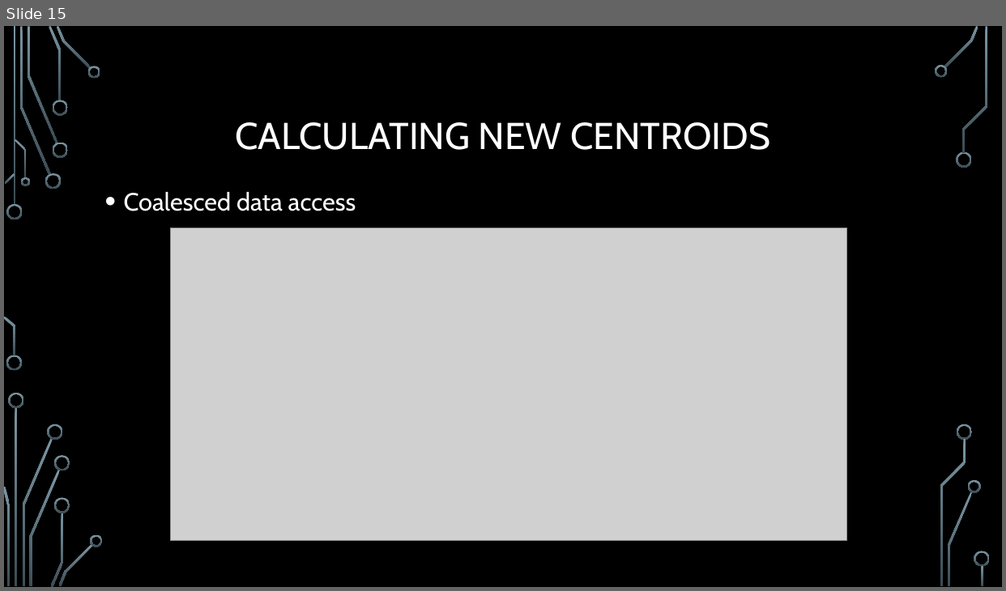
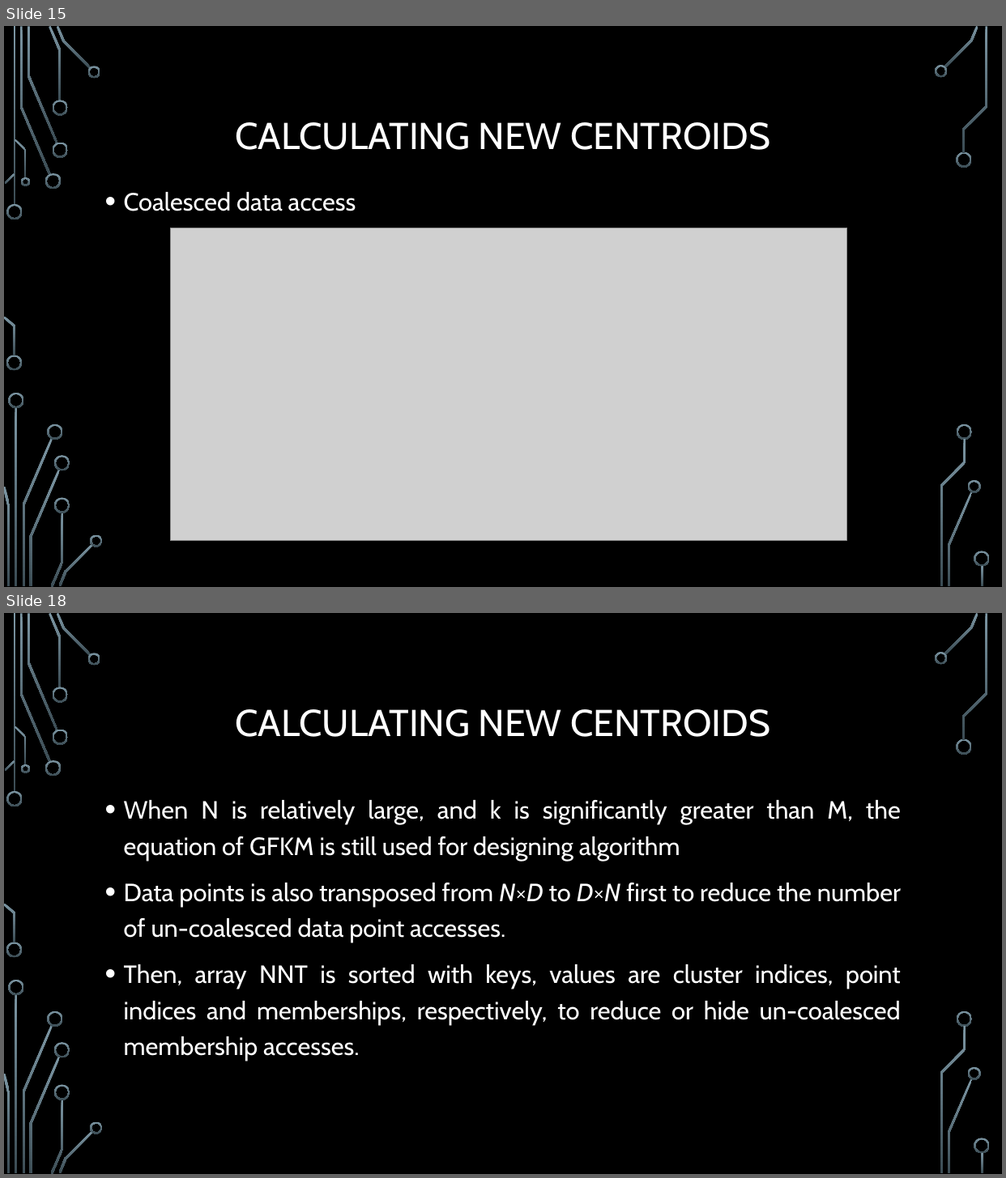
Before and after one commit to trungvdhp/master-ntou, a slide deck: ImageProcessing/Speeding up GFKM.pptx. Shown one above the other, each under a label of ours: slide 15 before the commit, slides 15 and 18 after it; the slides between them are not shown. The pictures are 1006x591 and 1006x1178 pixels, drawn with LibreOffice and Linux fonts; fonts in the diff are those of the drawing; grey boxes stand for pictures; background and template pictures are left out. Boxes give left, top, right and bottom in pixels: in the first picture for what was removed or moved away, otherwise in the second. Text is boxed around its words. In the diff, an @@ line names an element or a change of style, - is before the commit and + after.

```diff
--- a/ImageProcessing/Speeding up GFKM.pptx
+++ b/ImageProcessing/Speeding up GFKM.pptx
@@ slide 18 added at (4,613,1002,1174), background picture (left out); not listed: 36 template elements that a slide beside it also shows @@
@@ title added at (236,709,770,737), 36 pt, text #FFFFFF @@
+CALCULATING NEW CENTROIDS
@@ text added at (124,800,901,1061), 24 pt, text #FFFFFF @@
+• When N is relatively large, and k is significantly greater than M, the equation of GFKM is still used for designing algorithm
+• Data points is also transposed from N×D to D×N first to reduce the number of un-coalesced data point accesses.
+• Then, array NNT is sorted with keys, values are cluster indices, point indices and memberships, respectively, to reduce or hide un-coalesced membership accesses.
```
Also in this commit, not shown: 4 other slides added, 1 other file.
